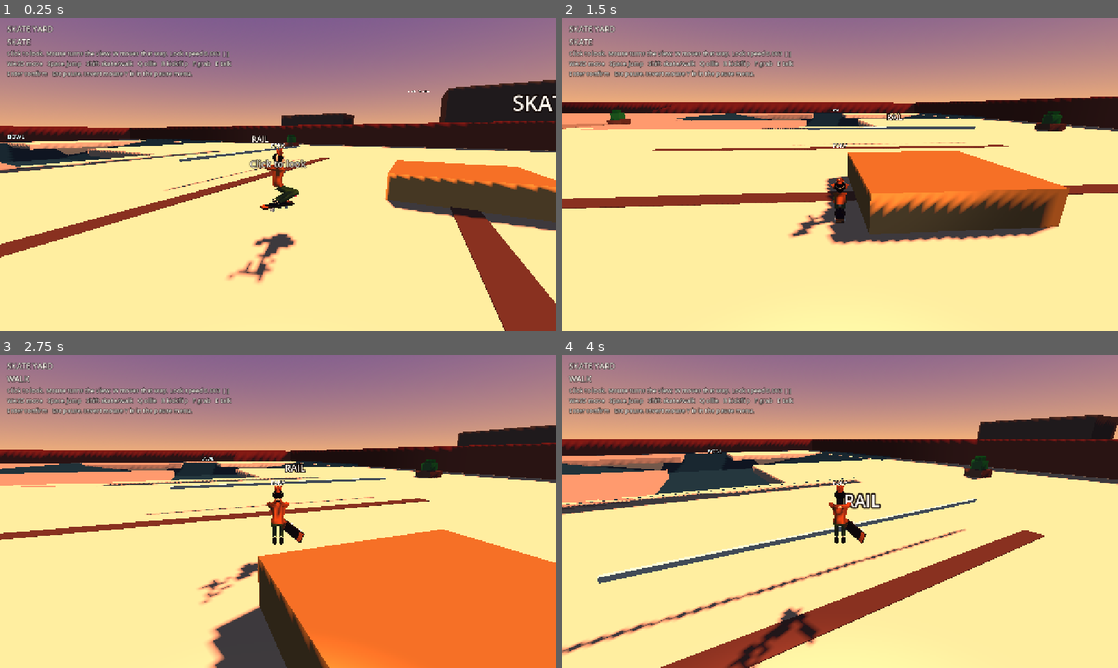
Above: before the commit, frames 1-4 (two rows, left to right).
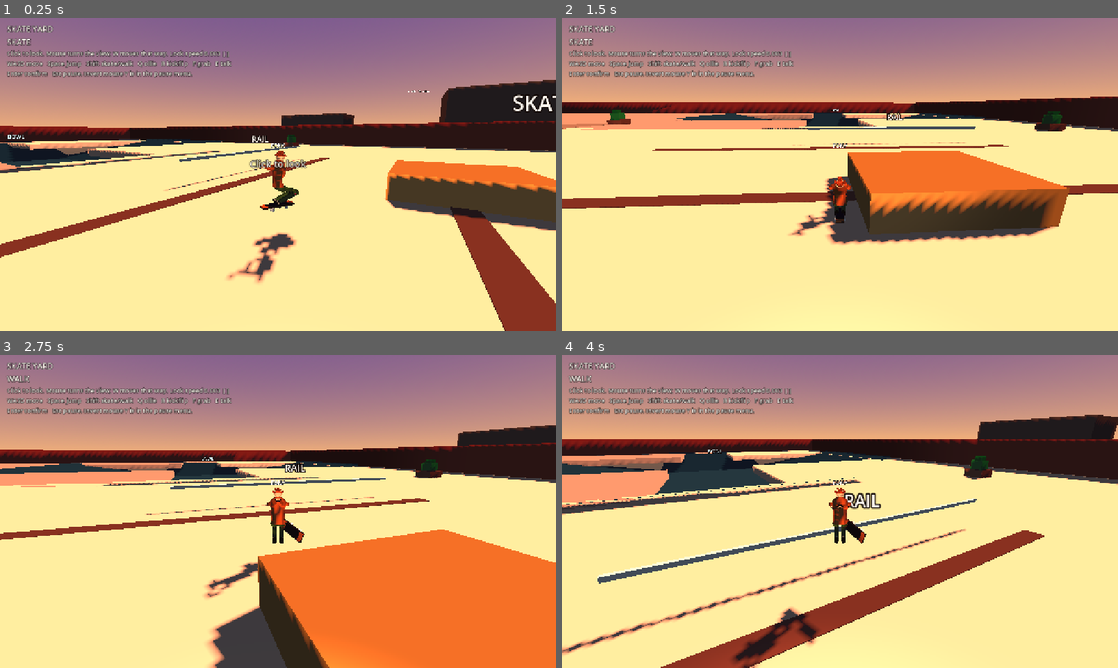
Above: after the commit, the same moments.

Repository: AlgorithmicUprising/AlgorithmicUprising
Game: Godot game, scene res://scenes/main.tscn
Two runs of this game, one before a commit and one after it. Both use one fixed random seed, a clock stepped at 60 frames per second and the inputs below.
Inputs (mouse positions are in pixels of both pictures, inside the frame that each line leads up to):
- Up to frame 1 (0.25 s): no input
- Up to frame 2 (1.5 s): tap Enter (session_confirm) at 0.5, 1.25, 1.35 s; move the mouse to (962, 158) at 0.52 s; hold D (move_right) 0.53-1.28 s; hold E (interact) 0.53-1.28 s; click (962, 158) at 0.67 s; tap Space (jump) at 0.77 s; move the mouse to (812, 174) at 1.27 s; hold W (move_forward) from 1.28 s (still down)
- Up to frame 3 (2.75 s): keep holding W (move_forward); tap Space (jump) at 1.52 s; tap Enter (session_confirm) at 2 s; move the mouse to (289, 505) at 2.02 s; hold Shift (skate_toggle) from 2.03 s (still down)
- Up to frame 4 (4 s): keep holding W (move_forward); tap Enter (session_confirm) at 2.75, 3.5 s; move the mouse to (834, 517) at 2.77 s; release Shift (skate_toggle) at 2.78 s; tap R (trick_flip) at 2.85 s; click (834, 517) at 2.92 s; tap Space (jump) at 3.02, 3.77 s; move the mouse to (878, 514) at 3.52 s; tap F (trick_grab) at 3.6 s

The runs differ from the first frame. In frame 1, 0.4% of the frame differs, in the area x 45-54%, y 41-81%; in frame 2, 0.3%; in frame 3, 0.4%; in frame 4, 0.7%, in the area x 29-52%, y 41-100%.

Commit message:
Replace Fony's mannequin body with a skinned GLB
The game now loads the authored fony.glb: a low-poly head with eyes, brows, nose, lips, and ears, copper hair, an open patched jacket over a hoodie, cargo legs, pads, and simple hands. Poses and controls are unchanged.

Co-authored-by: AlgorithmicUprising <AlgorithmicUprising@users.noreply.github.com>

Diff:
--- a/open-world/scripts/fony_mesh.gd
+++ /dev/null
@@ -1,353 +0,0 @@
-extends RefCounted
-
-## Skinned Fony body. Original low-poly mesh, not a capsule stack.
-## Vertices are in skeleton space. Joints blend between two bones so elbows and knees deform.
-
-static func attach(root: Node3D) -> Dictionary:
-	var skel := Skeleton3D.new()
-	skel.name = "Skeleton"
-	root.add_child(skel)
-	var bones := {}
-	_bone(skel, bones, "Hips", -1, Vector3(0, 1.02, 0))
-	_bone(skel, bones, "Spine", bones.Hips, Vector3(0, 0.16, 0))
-	_bone(skel, bones, "Chest", bones.Spine, Vector3(0, 0.16, 0))
-	_bone(skel, bones, "Neck", bones.Chest, Vector3(0, 0.18, 0))
-	_bone(skel, bones, "Head", bones.Neck, Vector3(0, 0.10, 0))
-	_bone(skel, bones, "ArmL", bones.Chest, Vector3(-0.20, 0.08, 0))
-	_bone(skel, bones, "ForeL", bones.ArmL, Vector3(0, -0.26, 0))
-	_bone(skel, bones, "HandL", bones.ForeL, Vector3(0, -0.22, 0))
-	_bone(skel, bones, "ArmR", bones.Chest, Vector3(0.20, 0.08, 0))
-	_bone(skel, bones, "ForeR", bones.ArmR, Vector3(0, -0.26, 0))
-	_bone(skel, bones, "HandR", bones.ForeR, Vector3(0, -0.22, 0))
-	_bone(skel, bones, "LegL", bones.Hips, Vector3(-0.08, -0.04, 0))
-	_bone(skel, bones, "ShinL", bones.LegL, Vector3(0, -0.42, 0))
-	_bone(skel, bones, "AnkleL", bones.ShinL, Vector3(0, -0.42, 0))
-	_bone(skel, bones, "LegR", bones.Hips, Vector3(0.08, -0.04, 0))
-	_bone(skel, bones, "ShinR", bones.LegR, Vector3(0, -0.42, 0))
-	_bone(skel, bones, "AnkleR", bones.ShinR, Vector3(0, -0.42, 0))
-	var skin := skel.create_skin_from_rest_transforms()
-	var g := {}
-	for name in bones:
-		g[name] = _global_rest(skel, bones[name])
-	var skin_c := Color("f0c9a0")
-	var hair_c := Color("c4622d")
-	var jacket := Color("c46a32")
-	var hoodie := Color("1a1a1e")
-	var pants := Color("5c6b3a")
-	var pads := Color("e23d78")
-	var shoes := Color("c4b5a0")
-	var head: Vector3 = g.Head
-	_ellipsoid(skel, skin, "HeadMesh", head, Vector3(0.105, 0.12, 0.108), bones.Head, skin_c, true)
-	_face(skel, skin, head, bones.Head)
-	_eyes(skel, skin, head, bones.Head)
-	_hair(skel, skin, head, bones.Head, hair_c)
-	_torso(skel, skin, g, bones, jacket, hoodie)
-	_limb(skel, skin, g.ArmL, g.ForeL, g.HandL, 0.055, 0.045, 0.038, bones.ArmL, bones.ForeL, bones.HandL, jacket)
-	_limb(skel, skin, g.ArmR, g.ForeR, g.HandR, 0.055, 0.045, 0.038, bones.ArmR, bones.ForeR, bones.HandR, jacket)
-	_hand(skel, skin, g.HandL, bones.HandL, skin_c, -1.0)
-	_hand(skel, skin, g.HandR, bones.HandR, skin_c, 1.0)
-	_limb(skel, skin, g.LegL, g.ShinL, g.AnkleL, 0.085, 0.07, 0.055, bones.LegL, bones.ShinL, bones.AnkleL, pants)
-	_limb(skel, skin, g.LegR, g.ShinR, g.AnkleR, 0.085, 0.07, 0.055, bones.LegR, bones.ShinR, bones.AnkleR, pants)
-	_pad(skel, skin, g.ShinL, bones.ShinL, pads)
-	_pad(skel, skin, g.ShinR, bones.ShinR, pads)
-	_shoe(skel, skin, g.AnkleL, bones.AnkleL, shoes)
-	_shoe(skel, skin, g.AnkleR, bones.AnkleR, shoes)
-	var ankle_l := Marker3D.new()
-	ankle_l.name = "AnkleL"
-	root.add_child(ankle_l)
-	var ankle_r := Marker3D.new()
-	ankle_r.name = "AnkleR"
-	root.add_child(ankle_r)
-	var hand_r := Marker3D.new()
-	hand_r.name = "HandR"
-	root.add_child(hand_r)
-	return {"skeleton": skel, "bones": bones, "skin": skin, "ankle_l": ankle_l, "ankle_r": ankle_r, "hand_r": hand_r}
-
-static func _bone(skel: Skeleton3D, bones: Dictionary, bone_name: String, parent: int, origin: Vector3) -> void:
-	var idx := skel.add_bone(bone_name)
-	bones[bone_name] = idx
-	if parent >= 0:
-		skel.set_bone_parent(idx, parent)
-	skel.set_bone_rest(idx, Transform3D(Basis.IDENTITY, origin))
-	skel.set_bone_pose_position(idx, origin)
-	skel.set_bone_pose_rotation(idx, Quaternion.IDENTITY)
-
-static func _global_rest(skel: Skeleton3D, idx: int) -> Vector3:
-	var chain: Array[int] = []
-	var i := idx
-	while i >= 0:
-		chain.push_front(i)
-		i = skel.get_bone_parent(i)
-	var t := Transform3D.IDENTITY
-	for bone_idx in chain:
-		t = t * skel.get_bone_rest(bone_idx)
-	return t.origin
-
-static func _commit(skel: Skeleton3D, skin: Skin, node_name: String, surf: Dictionary, tex: Texture2D = null) -> MeshInstance3D:
-	var arrays: Array = []
-	arrays.resize(Mesh.ARRAY_MAX)
-	arrays[Mesh.ARRAY_VERTEX] = surf.verts
-	arrays[Mesh.ARRAY_NORMAL] = surf.norms
-	arrays[Mesh.ARRAY_TEX_UV] = surf.uvs
-	arrays[Mesh.ARRAY_BONES] = surf.bones
-	arrays[Mesh.ARRAY_WEIGHTS] = surf.weights
-	arrays[Mesh.ARRAY_INDEX] = surf.indices
-	var mesh := ArrayMesh.new()
-	mesh.add_surface_from_arrays(Mesh.PRIMITIVE_TRIANGLES, arrays)
-	var inst := MeshInstance3D.new()
-	inst.name = node_name
-	inst.mesh = mesh
-	inst.skin = skin
-	inst.skeleton = NodePath("..")
-	if tex != null:
-		inst.material_override = load("res://scripts/world_blocks.gd").cel_textured(Color.WHITE, tex, 3.0, 0.16)
-	else:
-		inst.material_override = load("res://scripts/world_blocks.gd").cel(surf.color, 3.0, 0.2)
-	skel.add_child(inst)
-	return inst
-
-static func _surf(color: Color) -> Dictionary:
-	return {
-		"color": color,
-		"verts": PackedVector3Array(),
-		"norms": PackedVector3Array(),
-		"uvs": PackedVector2Array(),
-		"bones": PackedInt32Array(),
-		"weights": PackedFloat32Array(),
-		"indices": PackedInt32Array(),
-	}
-
-static func _vert(surf: Dictionary, p: Vector3, n: Vector3, uv: Vector2, b0: int, b1: int, w0: float) -> int:
-	surf.verts.append(p)
-	surf.norms.append(n.normalized() if n.length() > 0.0001 else Vector3.UP)
-	surf.uvs.append(uv)
-	surf.bones.append_array(PackedInt32Array([b0, b1, 0, 0]))
-	var w1 := 1.0 - w0
-	surf.weights.append_array(PackedFloat32Array([w0, w1, 0.0, 0.0]))
-	return surf.verts.size() - 1
-
-static func _tri(surf: Dictionary, a: int, b: int, c: int) -> void:
-	surf.indices.append_array(PackedInt32Array([a, b, c]))
-
-static func _ellipsoid(skel: Skeleton3D, skin: Skin, node_name: String, center: Vector3, radii: Vector3, bone: int, color: Color, chin: bool) -> void:
-	var surf := _surf(color)
-	var stacks := 10
-	var slices := 12
-	for iy in stacks + 1:
-		var v := float(iy) / stacks
-		var phi := lerpf(-PI * 0.5, PI * 0.5, v)
-		var ring := []
-		for ix in slices:
-			var u := float(ix) / slices
-			var theta := u * TAU
-			var cp := cos(phi)
-			var nrm := Vector3(cos(theta) * cp, sin(phi), sin(theta) * cp)
-			var p := center + Vector3(nrm.x * radii.x, nrm.y * radii.y, nrm.z * radii.z)
-			if chin and nrm.y < 0.0:
-				var pinch := 1.0 + nrm.y * 0.28
-				p.x = center.x + (p.x - center.x) * pinch
-				p.z = center.z + (p.z - center.z) * pinch
-			ring.append(_vert(surf, p, nrm, Vector2(u, v), bone, bone, 1.0))
-		if iy == 0:
-			continue
-		var prev: Array = ring # placeholder replaced below
-		prev = []
-	# rebuild with stored rings
-	surf = _surf(color)
-	var rings: Array = []
-	for iy in stacks + 1:
-		var v := float(iy) / stacks
-		var phi := lerpf(-PI * 0.5, PI * 0.5, v)
-		var ring: Array[int] = []
-		for ix in slices:
-			var u := float(ix) / slices
-			var theta := u * TAU
-			var cp := cos(phi)
-			var nrm := Vector3(cos(theta) * cp, sin(phi), sin(theta) * cp)
-			var p := center + Vector3(nrm.x * radii.x, nrm.y * radii.y, nrm.z * radii.z)
-			if chin and nrm.y < 0.0:
-				var pinch := 1.0 + nrm.y * 0.28
-				p.x = center.x + (p.x - center.x) * pinch
-				p.z = center.z + (p.z - center.z) * pinch
-			ring.append(_vert(surf, p, nrm, Vector2(u, v), bone, bone, 1.0))
-		rings.append(ring)
-	for iy in stacks:
-		for ix in slices:
-			var i1 := ix
-			var i2 := (ix + 1) % slices
-			var a: int = rings[iy][i1]
-			var b: int = rings[iy][i2]
-			var c: int = rings[iy + 1][i2]
-			var d: int = rings[iy + 1][i1]
-			_tri(surf, a, d, b)
-			_tri(surf, b, d, c)
-	_commit(skel, skin, node_name, surf)
-
-static func _face(skel: Skeleton3D, skin: Skin, center: Vector3, bone: int) -> void:
-	var tex: Texture2D = load("res://assets/library/fony/face_albedo.png")
-	var surf := _surf(Color.WHITE)
-	var rows := 6
-	var cols := 6
-	var grid: Array = []
-	for iy in rows:
-		var row: Array[int] = []
-		var v := float(iy) / (rows - 1)
-		for ix in cols:
-			var u := float(ix) / (cols - 1)
-			var ang_y := lerpf(-0.55, 0.42, v)
-			var ang_x := lerpf(-0.62, 0.62, u)
-			var nrm := Vector3(sin(ang_x) * cos(ang_y), sin(ang_y), -cos(ang_x) * cos(ang_y)).normalized()
-			var p := center + Vector3(nrm.x * 0.108, nrm.y * 0.122, nrm.z * 0.112 - 0.004)
-			row.append(_vert(surf, p, nrm, Vector2(u, 1.0 - v), bone, bone, 1.0))
-		grid.append(row)
-	for iy in rows - 1:
-		for ix in cols - 1:
-			var a: int = grid[iy][ix]
-			var b: int = grid[iy][ix + 1]
-			var c: int = grid[iy + 1][ix + 1]
-			var d: int = grid[iy + 1][ix]
-			_tri(surf, a, b, d)
-			_tri(surf, b, c, d)
-	_commit(skel, skin, "Face", surf, tex)
-
-static func _eyes(skel: Skeleton3D, skin: Skin, center: Vector3, bone: int) -> void:
-	for side in [-1.0, 1.0]:
-		var eye := center + Vector3(side * 0.038, 0.02, -0.09)
-		_ellipsoid(skel, skin, "Eye", eye, Vector3(0.018, 0.014, 0.012), bone, Color("f7f1ea"), false)
-		_ellipsoid(skel, skin, "Iris", eye + Vector3(0, 0, -0.01), Vector3(0.008, 0.008, 0.006), bone, Color("2a211c"), false)
-		_ellipsoid(skel, skin, "Brow", eye + Vector3(0, 0.028, 0.004), Vector3(0.026, 0.006, 0.01), bone, Color("6a3a22"), false)
-	_ellipsoid(skel, skin, "Nose", center + Vector3(0, -0.01, -0.108), Vector3(0.012, 0.016, 0.016), bone, Color("e7b48e"), false)
-	_ellipsoid(skel, skin, "Mouth", center + Vector3(0, -0.045, -0.098), Vector3(0.028, 0.008, 0.01), bone, Color("a85a52"), false)
-
-static func _hair(skel: Skeleton3D, skin: Skin, center: Vector3, bone: int, color: Color) -> void:
-	var scalp := center + Vector3(0, 0.08, 0.01)
-	var dirs := [
-		Vector3(0.15, 0.92, -0.2), Vector3(-0.35, 0.85, -0.1), Vector3(0.45, 0.78, 0.05),
-		Vector3(-0.1, 0.7, 0.45), Vector3(0.25, 0.75, 0.4), Vector3(-0.55, 0.7, 0.2),
-		Vector3(0.05, 0.95, 0.15), Vector3(0.6, 0.55, -0.15),
-	]
-	for i in dirs.size():
-		var dir: Vector3 = dirs[i].normalized()
-		var length := 0.16 if i < 4 else 0.11
-		_tube(skel, skin, "Hair" if i == 0 else "Tuft%d" % i, scalp + dir * 0.02, scalp + dir * length, 0.045, 0.012, bone, bone, color, 7)
-
-static func _torso(skel: Skeleton3D, skin: Skin, g: Dictionary, bones: Dictionary, jacket: Color, hoodie: Color) -> void:
-	var hip: Vector3 = g.Hips
-	var chest: Vector3 = g.Chest
-	var neck: Vector3 = g.Neck
-	var sections := [
-		hip + Vector3(0, -0.02, 0),
-		hip.lerp(chest, 0.45) + Vector3(0, 0, 0.01),
-		chest + Vector3(0, -0.02, 0),
-		chest + Vector3(0, 0.08, 0),
-	]
-	var radii := [Vector2(0.15, 0.11), Vector2(0.13, 0.10), Vector2(0.17, 0.12), Vector2(0.24, 0.13)]
-	var binds := [bones.Hips, bones.Spine, bones.Chest, bones.Chest]
-	_loft(skel, skin, "Jacket", sections, radii, binds, jacket, 12)
-	_loft(skel, skin, "Hoodie", [chest + Vector3(0, 0.02, 0.02), neck + Vector3(0, 0.02, 0.02)], [Vector2(0.09, 0.08), Vector2(0.07, 0.07)], [bones.Chest, bones.Neck], hoodie, 10)
-	var head: Vector3 = g.Head
-	_ellipsoid(skel, skin, "Hood", head + Vector3(0, 0.02, 0.06), Vector3(0.13, 0.11, 0.11), bones.Head, hoodie, false)
-	var patch := _surf(Color("6a727a"))
-	_plate(patch, chest + Vector3(0.08, 0.02, -0.125), Vector3(0.05, 0.045, 0.008), bones.Chest)
-	_commit(skel, skin, "Patch", patch)
-	var tape := _surf(Color("e23d78"))
-	_plate(tape, chest + Vector3(-0.07, -0.02, -0.12), Vector3(0.035, 0.03, 0.008), bones.Chest)
-	_commit(skel, skin, "Tape", tape)
-
-static func _loft(skel: Skeleton3D, skin: Skin, node_name: String, sections: Array, radii: Array, binds: Array, color: Color, sides: int) -> void:
-	var surf := _surf(color)
-	var rings: Array = []
-	for s in sections.size():
-		var ring: Array[int] = []
-		var center: Vector3 = sections[s]
-		var rad: Vector2 = radii[s]
-		var bone: int = binds[s]
-		for i in sides:
-			var a := TAU * float(i) / sides
-			var nrm := Vector3(cos(a), 0, sin(a))
-			var p := center + Vector3(nrm.x * rad.x, 0, nrm.z * rad.y)
-			ring.append(_vert(surf, p, nrm, Vector2(float(i) / sides, float(s) / sections.size()), bone, bone, 1.0))
-		rings.append(ring)
-	for s in sections.size() - 1:
-		for i in sides:
-			var i2 := (i + 1) % sides
-			var a: int = rings[s][i]
-			var b: int = rings[s][i2]
-			var c: int = rings[s + 1][i2]
-			var d: int = rings[s + 1][i]
-			_tri(surf, a, b, d)
-			_tri(surf, b, c, d)
-	_commit(skel, skin, node_name, surf)
-
-static func _limb(skel: Skeleton3D, skin: Skin, a: Vector3, b: Vector3, c: Vector3, ra: float, rb: float, rc: float, ba: int, bb: int, bc: int, color: Color) -> void:
-	_tube(skel, skin, "Upper", a, b, ra, rb, ba, bb, color, 8)
-	_tube(skel, skin, "Lower", b, c, rb * 0.95, rc, bb, bc, color, 8)
-
-static func _tube(skel: Skeleton3D, skin: Skin, node_name: String, a: Vector3, b: Vector3, ra: float, rb: float, ba: int, bb: int, color: Color, sides: int) -> void:
-	var surf := _surf(color)
-	var axis := b - a
-	var length := axis.length()
-	if length < 0.001:
-		return
-	var dir := axis / length
-	var helper := Vector3.UP if absf(dir.dot(Vector3.UP)) < 0.92 else Vector3.FORWARD
-	var side: Vector3 = dir.cross(helper).normalized()
-	var bin := dir.cross(side).normalized()
-	var rings := 5
-	var ids: Array = []
-	for r in rings:
-		var t := float(r) / (rings - 1)
-		var center := a.lerp(b, t)
-		var rad := lerpf(ra, rb, t)
-		var w0 := 1.0 - smoothstep(0.46, 0.54, t)
-		var row: Array[int] = []
-		for i in sides:
-			var ang := TAU * float(i) / sides
-			var nrm := (side * cos(ang) + bin * sin(ang)).normalized()
-			row.append(_vert(surf, center + nrm * rad, nrm, Vector2(float(i) / sides, t), ba, bb, w0))
-		ids.append(row)
-	for r in rings - 1:
-		for i in sides:
-			var i2 := (i + 1) % sides
-			var a0: int = ids[r][i]
-			var b0: int = ids[r][i2]
-			var c0: int = ids[r + 1][i2]
-			var d0: int = ids[r + 1][i]
-			_tri(surf, a0, d0, b0)
-			_tri(surf, b0, d0, c0)
-	_commit(skel, skin, node_name, surf)
-
-static func _pad(skel: Skeleton3D, skin: Skin, knee: Vector3, bone: int, color: Color) -> void:
-	_ellipsoid(skel, skin, "Pad", knee + Vector3(0, 0.02, -0.06), Vector3(0.055, 0.04, 0.035), bone, color, false)
-
-static func _shoe(skel: Skeleton3D, skin: Skin, ankle: Vector3, bone: int, color: Color) -> void:
-	_ellipsoid(skel, skin, "Shoe", ankle + Vector3(0, -0.03, -0.05), Vector3(0.05, 0.035, 0.12), bone, color, false)
-	_ellipsoid(skel, skin, "Sole", ankle + Vector3(0, -0.055, -0.04), Vector3(0.052, 0.012, 0.125), bone, Color("2a211c"), false)
-	_ellipsoid(skel, skin, "Stripe", ankle + Vector3(0, -0.01, -0.05), Vector3(0.02, 0.01, 0.09), bone, Color("1a1a1e"), false)
-
-static func _hand(skel: Skeleton3D, skin: Skin, wrist: Vector3, bone: int, color: Color, side: float) -> void:
-	var palm := wrist + Vector3(side * 0.01, -0.04, -0.01)
-	_ellipsoid(skel, skin, "Palm", palm, Vector3(0.028, 0.04, 0.016), bone, color, false)
-	for i in 4:
-		var origin := palm + Vector3(side * lerpf(-0.02, 0.02, float(i) / 3.0), -0.035, -0.008)
-		_tube(skel, skin, "Finger", origin, origin + Vector3(0, -0.03, -0.008), 0.007, 0.005, bone, bone, color, 5)
-	var thumb_from := palm + Vector3(side * 0.03, -0.005, -0.008)
-	_tube(skel, skin, "Thumb", thumb_from, thumb_from + Vector3(side * 0.02, -0.02, -0.012), 0.008, 0.006, bone, bone, color, 5)
-
-static func _plate(surf: Dictionary, center: Vector3, size: Vector3, bone: int) -> void:
-	var hx := size.x
-	var hy := size.y
-	var hz := size.z
-	var corners := [
-		center + Vector3(-hx, -hy, -hz), center + Vector3(hx, -hy, -hz),
-		center + Vector3(hx, hy, -hz), center + Vector3(-hx, hy, -hz),
-		center + Vector3(-hx, -hy, hz), center + Vector3(hx, -hy, hz),
-		center + Vector3(hx, hy, hz), center + Vector3(-hx, hy, hz),
-	]
-	var ids: Array[int] = []
-	for c in corners:
-		ids.append(_vert(surf, c, Vector3(0, 0, -1), Vector2(0, 0), bone, bone, 1.0))
-	var faces := [[0, 1, 2, 3], [4, 6, 5, 7], [0, 4, 5, 1], [3, 2, 6, 7], [0, 3, 7, 4], [1, 5, 6, 2]]
-	for f in faces:
-		_tri(surf, ids[f[0]], ids[f[1]], ids[f[2]])
-		_tri(surf, ids[f[0]], ids[f[2]], ids[f[3]])
--- a/open-world/scripts/fony_rig.gd
+++ b/open-world/scripts/fony_rig.gd
@@ -1,6 +1,5 @@
 extends Node3D
 
-const Builder = preload("res://scripts/fony_mesh.gd")
 const Parts = preload("res://scripts/block_parts.gd")
 
 const THIGH := 0.42
@@ -35,12 +34,7 @@
 
 func _ready() -> void:
 	name = "Fony"
-	var built: Dictionary = Builder.attach(self)
-	skeleton = built.skeleton
-	bones = built.bones
-	ankle_l = built.ankle_l
-	ankle_r = built.ankle_r
-	hand_r = built.hand_r
+	_load_body()
 	_build_board()
 	_author_clips()
 	_idle()
@@ -308,6 +302,82 @@
 	clip.rotation_track_insert_key(track, 0.0, Quaternion.from_euler(a))
 	clip.rotation_track_insert_key(track, clip.length, Quaternion.from_euler(b))
 
+func _load_body() -> void:
+	var packed: PackedScene = load("res://assets/library/fony/fony.glb")
+	var model := packed.instantiate()
+	model.name = "Model"
+	add_child(model)
+	skeleton = _find_skeleton(model)
+	skeleton.name = "Skeleton"
+	skeleton.reparent(self)
+	var bone_names := ["Hips", "Spine", "Chest", "Neck", "Head", "ArmL", "ForeL", "HandL", "ArmR", "ForeR", "HandR", "LegL", "ShinL", "AnkleL", "LegR", "ShinR", "AnkleR"]
+	for bone_name in bone_names:
+		bones[bone_name] = skeleton.find_bone(bone_name)
+	_paint(model)
+	_paint(skeleton)
+	for inst in _mesh_instances(model):
+		inst.skeleton = inst.get_path_to(skeleton)
+	for inst in _mesh_instances(skeleton):
+		inst.skeleton = NodePath("..")
+	ankle_l = Marker3D.new()
+	ankle_l.name = "AnkleL"
+	add_child(ankle_l)
+	ankle_r = Marker3D.new()
+	ankle_r.name = "AnkleR"
+	add_child(ankle_r)
+	hand_r = Marker3D.new()
+	hand_r.name = "HandR"
+	add_child(hand_r)
+
+func _find_skeleton(node: Node) -> Skeleton3D:
+	if node is Skeleton3D:
+		return node
+	for child in node.get_children():
+		var found := _find_skeleton(child)
+		if found != null:
+			return found
+	return null
+
+func _mesh_instances(node: Node) -> Array:
+	var found: Array = []
+	if node is MeshInstance3D:
+		found.append(node)
+	for child in node.get_children():
+		found.append_array(_mesh_instances(child))
+	return found
+
+func _paint(node: Node) -> void:
+	if node is MeshInstance3D:
+		var color := Color("f0c9a0")
+		var key := str(node.name)
+		if key.contains("Hair"):
+			color = Color("c4622d")
+		elif key.contains("Hoodie"):
+			color = Color("1a1a1e")
+		elif key.contains("Jacket"):
+			color = Color("c46a32")
+		elif key.contains("Pants") or key.contains("Pocket"):
+			color = Color("5c6b3a")
+		elif key.contains("Pad") or key.contains("PatchPink"):
+			color = Color("e23d78")
+		elif key.contains("PatchGray"):
+			color = Color("6a727a")
+		elif key.contains("Shoe"):
+			color = Color("c4b5a0")
+		elif key.contains("Sole") or key.contains("Stripe") or key.contains("Strap"):
+			color = Color("2a211c")
+		elif key.contains("Brow"):
+			color = Color("6a3a22")
+		elif key.contains("Iris"):
+			color = Color("4a2c1c")
+		elif key.contains("Sclera"):
+			color = Color("f4f0ea")
+		elif key.contains("Lip"):
+			color = Color("b85a52")
+		node.material_override = load("res://scripts/world_blocks.gd").cel(color, 3.0, 0.22)
+	for child in node.get_children():
+		_paint(child)
+
 func _build_board() -> void:
 	board = Parts.pivot(self, "Deck", Vector3(0, 0.39, -0.02))
 	Parts.box(board, "DeckWood", Vector3(0.22, 0.04, 0.78), Color("4a3428"), Vector3(0, 0.02, 0))
Binary file changed: open-world/assets/library/fony/fony.glb
Not shown, removed: open-world/scripts/fony_mesh.gd.uid
